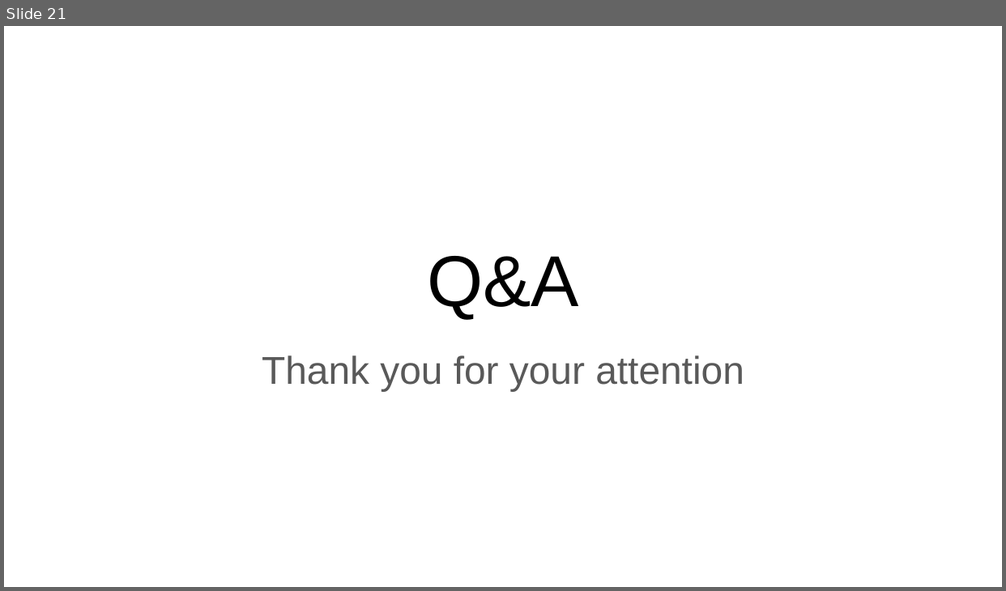
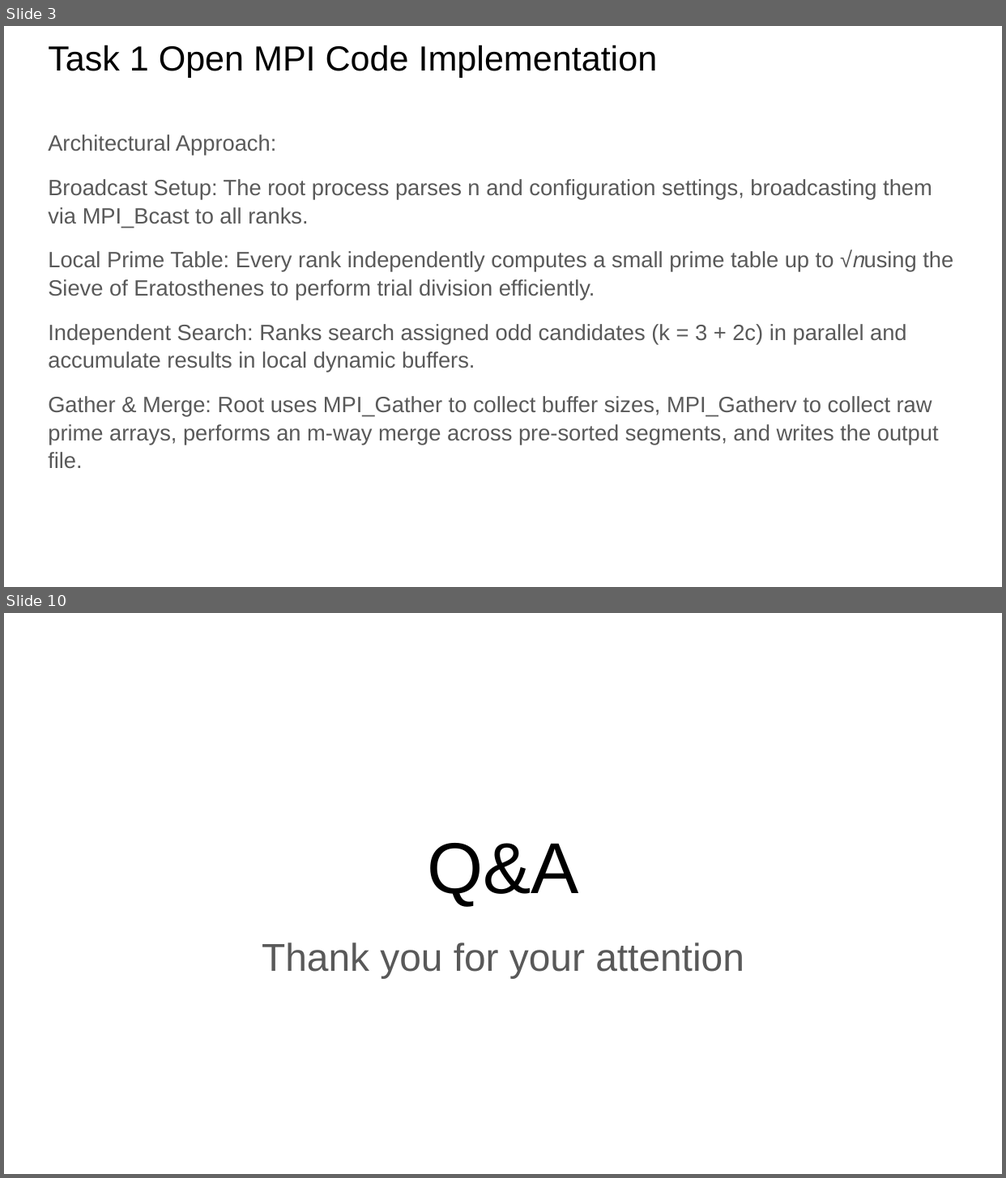
Before and after one commit to loolishen/FIT3143_Lab1, a slide deck: lab_2/FIT3143 Lab 2.pptx. Shown one above the other, each under a label of ours: slide 21 before the commit, slides 3 and 10 after it; the slides between them are not shown. The pictures are 1006x591 and 1006x1178 pixels, drawn with LibreOffice and Linux fonts; fonts in the diff are those of the drawing. Boxes give left, top, right and bottom in pixels: in the first picture for what was removed or moved away, otherwise in the second. Text is boxed around its words. In the diff, an @@ line names an element or a change of style, - is before the commit and + after.

```diff
--- a/lab_2/FIT3143 Lab 2.pptx
+++ b/lab_2/FIT3143 Lab 2.pptx
@@ slide 3 added at (4, 26, 1002, 587), background #FFFFFF @@
@@ title added at (48, 45, 658, 77), 25.2 pt, text #000000 @@
+Task 1 Open MPI Code Implementation
@@ text added at (48, 135, 953, 469), 16 pt, text #595959 @@
+Architectural Approach:
+Broadcast Setup: The root process parses n and configuration settings, broadcasting them via MPI_Bcast to all ranks.
+Local Prime Table: Every rank independently computes a small prime table up to √𝑛using the Sieve of Eratosthenes to perform trial division efficiently.
+Independent Search: Ranks search assigned odd candidates (k = 3 + 2c) in parallel and accumulate results in local dynamic buffers.
+Gather & Merge: Root uses MPI_Gather to collect buffer sizes, MPI_Gatherv to collect raw prime arrays, performs an m-way merge across pre-sorted segments, and writes the output file.
@@ what was slide 21 is now slide 10 @@
```
Also in this commit, not shown: 1 slide changed, 7 other slides added, 19 slides removed.
